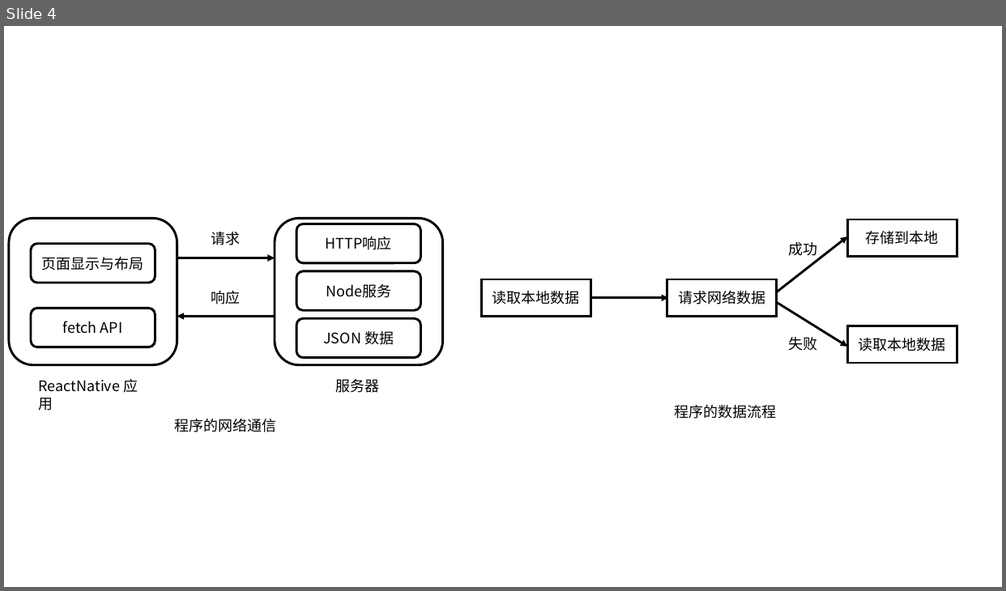
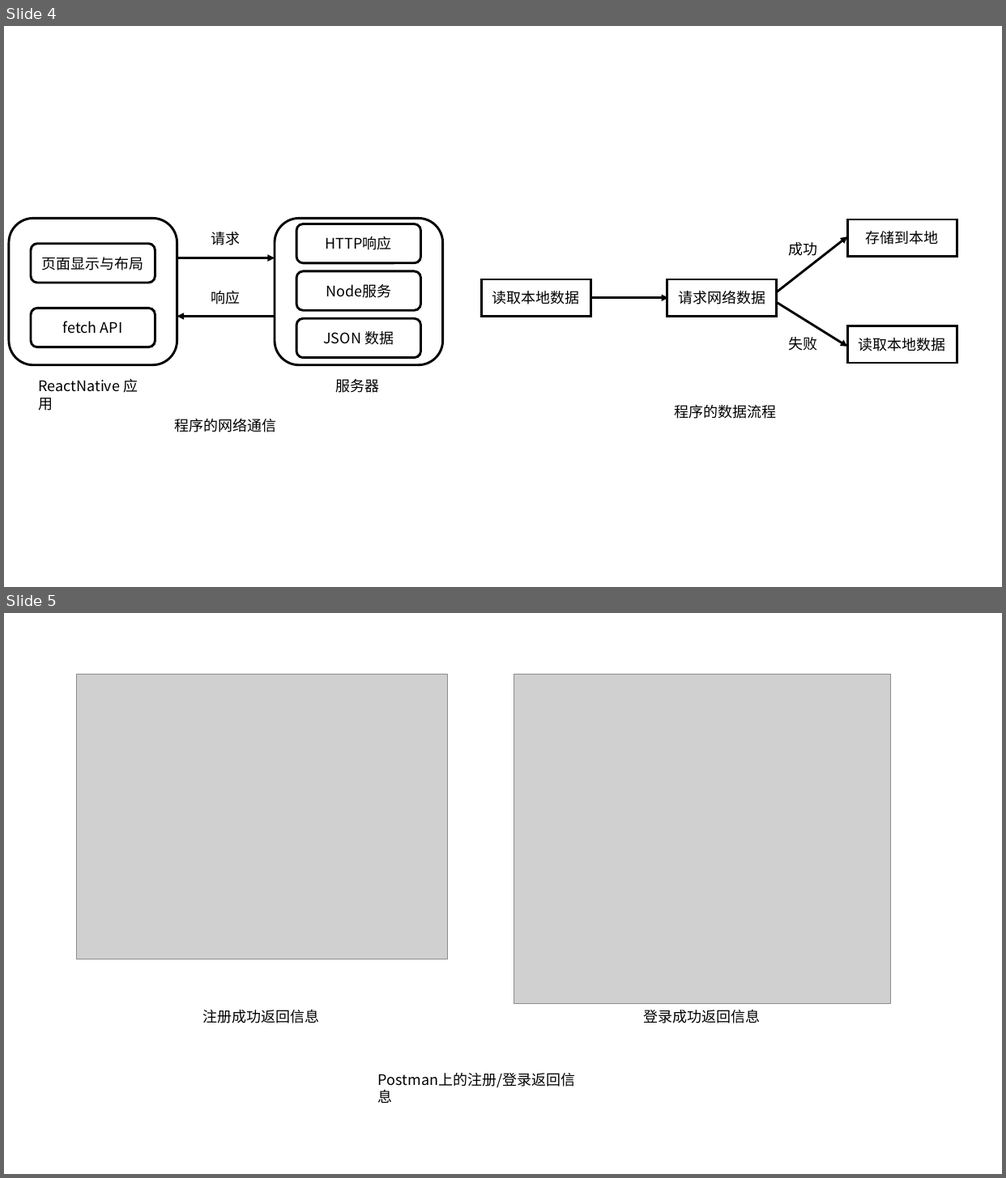
Before and after one commit to goozyshi/Gooit, a slide deck: Gooit自绘图标.pptx. Shown one above the other, each under a label of ours: slide 4 before the commit, slides 4 and 5 after it. The pictures are 1006x591 and 1006x1178 pixels, drawn with LibreOffice and Linux fonts; fonts in the diff are those of the drawing; grey boxes stand for pictures. Boxes give left, top, right and bottom in pixels: in the first picture for what was removed or moved away, otherwise in the second. Text is boxed around its words. In the diff, an @@ line names an element or a change of style, - is before the commit and + after.

```diff
--- a/Gooit自绘图标.pptx
+++ b/Gooit自绘图标.pptx
@@ slide 5 added at (4, 613, 1002, 1174), background #FFFFFF @@
@@ group added at (77, 675, 891, 1103): 3 texts, 2 pictures @@
+注册成功返回信息
+登录成功返回信息
+Postman上的注册/登录返回信息
```
Also in this commit, not shown: 21 other files.
